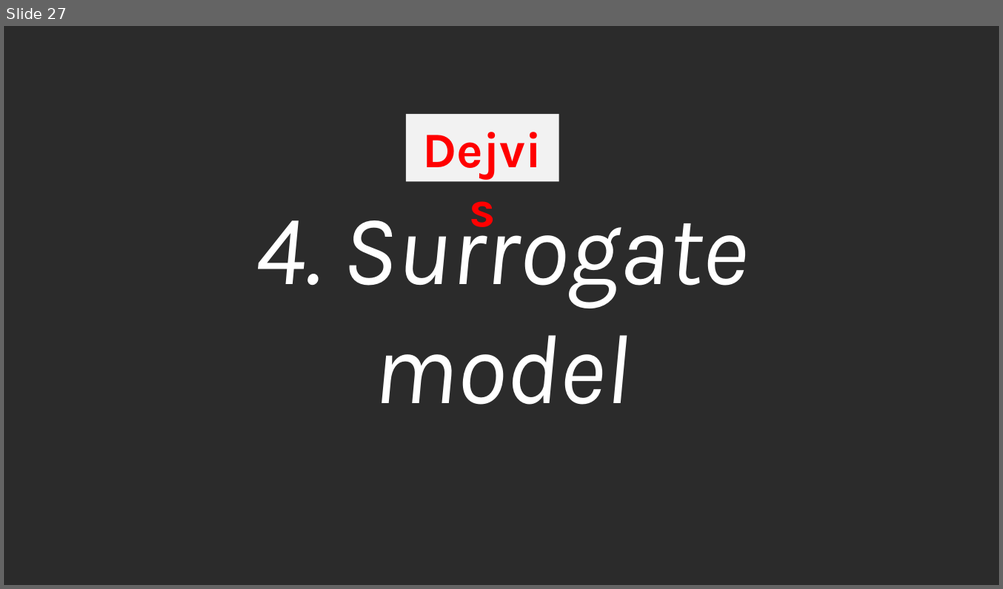
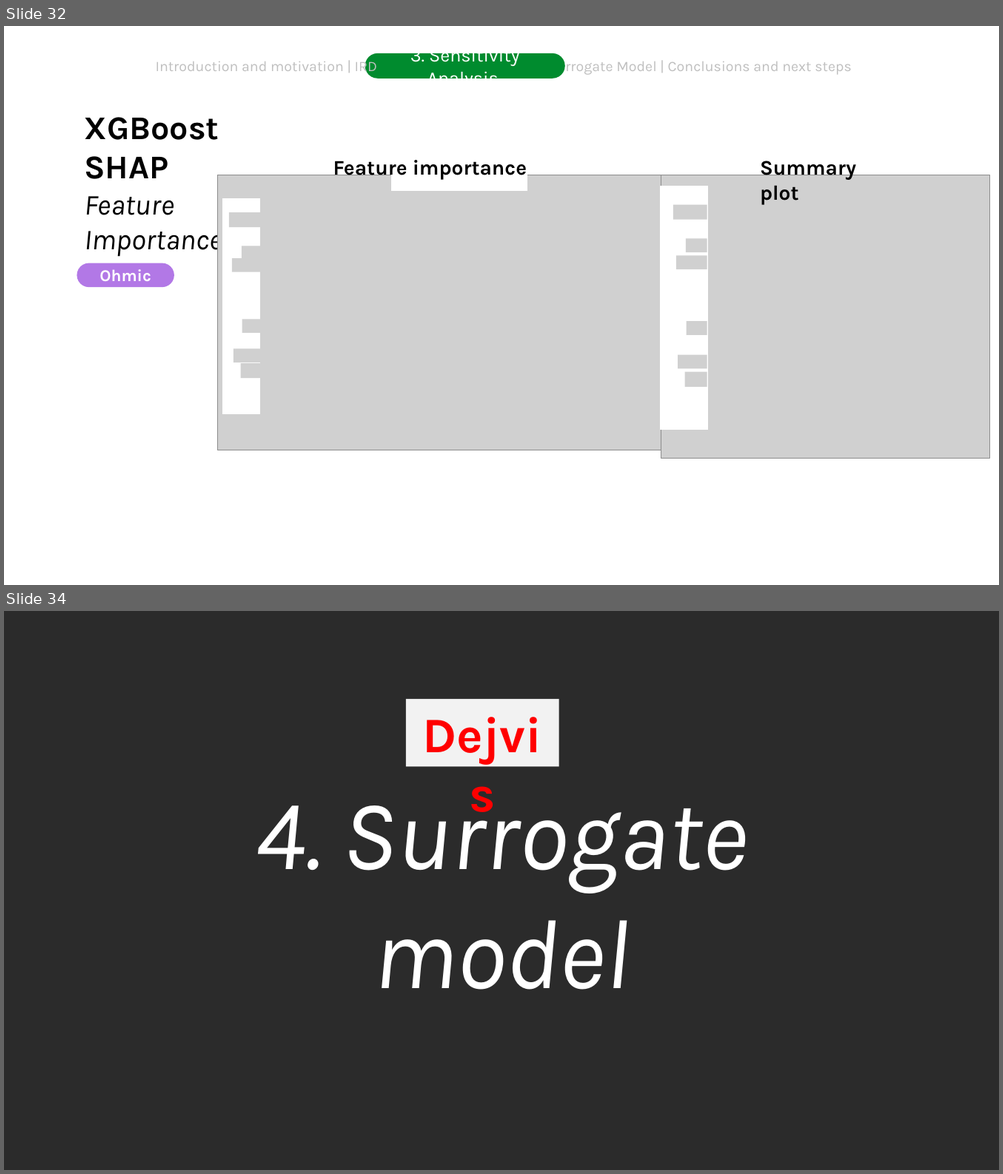
Before and after one commit to DejvisT/Sensitivity-Analysis-and-Surrogate-Modeling-of-PEM-Fuel-Cells, a slide deck: final_presentation_v1.pptx. Shown one above the other, each under a label of ours: slide 27 before the commit, slides 32 and 34 after it; the slides between them are not shown. The pictures are 1003x589 and 1003x1174 pixels, drawn with LibreOffice and Linux fonts; fonts in the diff are those of the drawing; grey boxes stand for pictures; background and template pictures are left out; a plain dark background stands for a picture behind light text. Boxes give left, top, right and bottom in pixels: in the first picture for what was removed or moved away, otherwise in the second. Text is boxed around its words. In the diff, an @@ line names an element or a change of style, - is before the commit and + after.

```diff
--- a/final_presentation_v1.pptx
+++ b/final_presentation_v1.pptx
@@ slide 32 added at bbox=[4, 26, 999, 585], background picture (left out) @@
@@ text added at bbox=[156, 58, 377, 76], 14 pt, text #BFBFBF @@
+Introduction and motivation | IRD
@@ rounded rectangle added at bbox=[365, 53, 565, 79], fill #008B2E, 18 pt, text #FFFFFF @@
+3. Sensitivity Analysis
@@ text added at bbox=[548, 58, 851, 76], 14 pt, text #BFBFBF @@
+Surrogate Model | Conclusions and next steps
@@ text added at bbox=[84, 117, 219, 140], 32 pt, text #000000, bold @@
+XGBoost
@@ text added at bbox=[84, 156, 222, 257], 28 pt, text #000000, italic @@
+SHAP
+Feature
+Importance
@@ picture added at bbox=[217, 175, 660, 451] @@
@@ text added at bbox=[333, 160, 526, 181], 20 pt, text #000000, bold @@
+Feature importance
@@ rectangle added at bbox=[392, 166, 526, 191], fill #FFFFFF, outline #FFFFFF 1.5 pt @@
@@ picture added at bbox=[661, 175, 990, 458] @@
@@ text added at bbox=[760, 161, 856, 205], 20 pt, text #000000, bold @@
+Summary plot
@@ page number added at bbox=[7, 219, 43, 255], 16 pt, text #FFFFFF, bold @@
+32
@@ group added at bbox=[222, 199, 263, 414]: 6 pictures, 1 rectangle @@
@@ group added at bbox=[660, 187, 708, 429]: 6 pictures, 1 rectangle @@
@@ rounded rectangle added at bbox=[77, 264, 174, 287], fill #B278E6, 16 pt, text #FFFFFF, bold @@
+Ohmic
@@ what was slide 27 is now slide 34 @@
```
Also in this commit, not shown: 17 slides changed, 11 other slides added, 3 slides removed.
